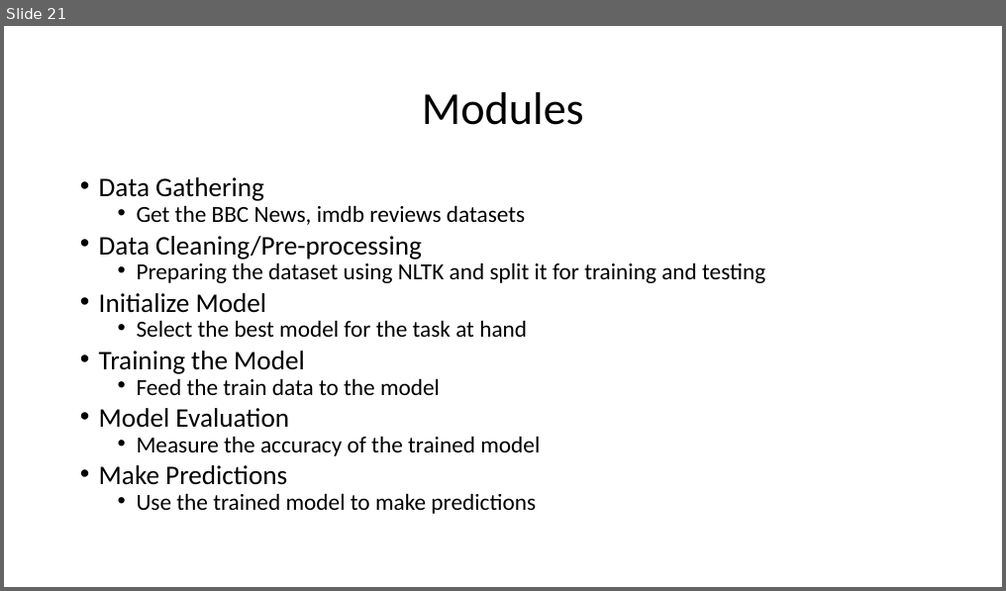
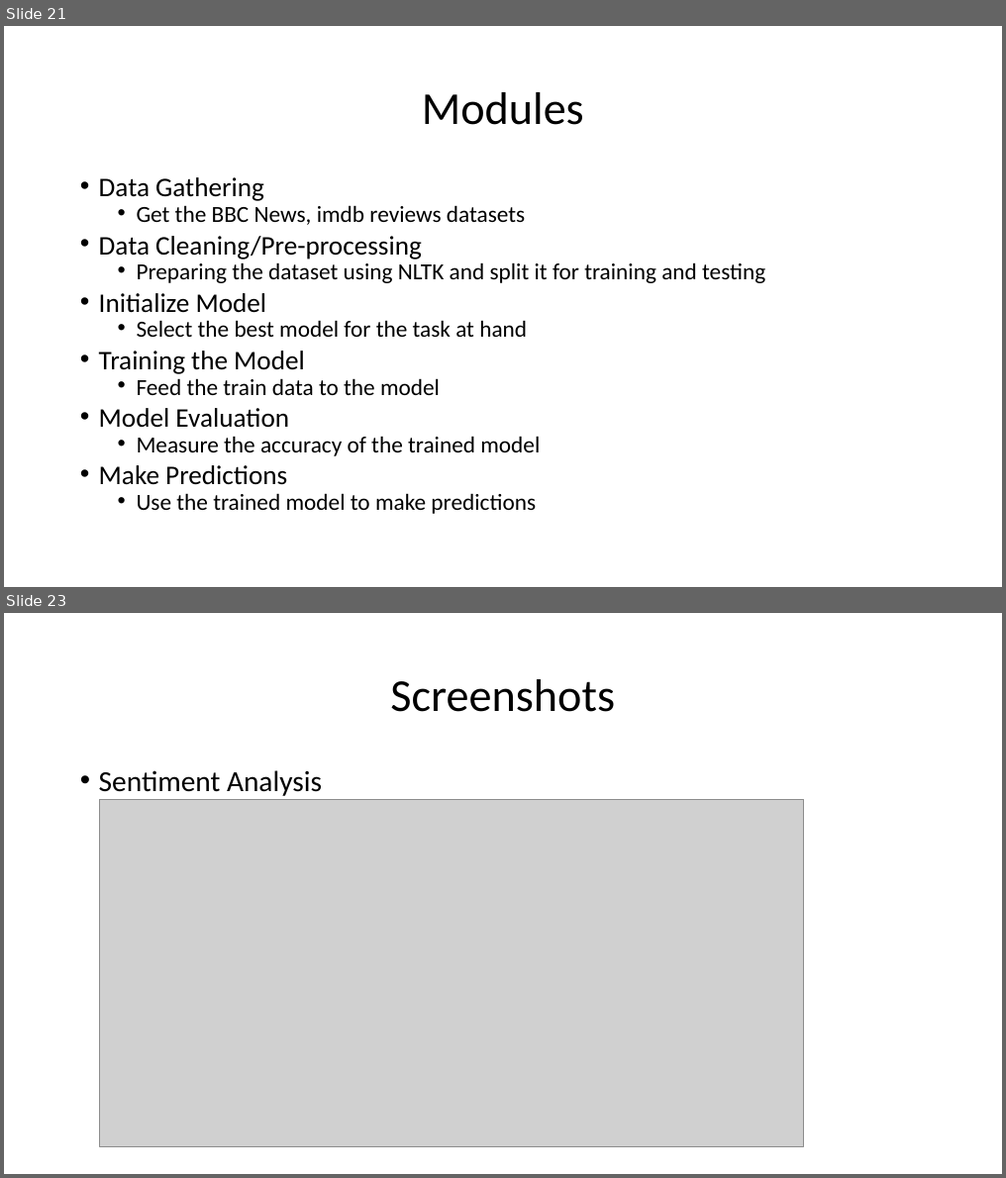
Before and after one commit to HarshaKy/text-classifier, a slide deck: docs/presentation/Presentation.pptx. Shown one above the other, each under a label of ours: slide 21 before the commit, slides 21 and 23 after it; the slides between them are not shown. The pictures are 1006x591 and 1006x1178 pixels, drawn with LibreOffice and Linux fonts; fonts in the diff are those of the drawing; grey boxes stand for pictures. Boxes give left, top, right and bottom in pixels: in the first picture for what was removed or moved away, otherwise in the second. Text is boxed around its words. In the diff, an @@ line names an element or a change of style, - is before the commit and + after.

```diff
--- a/docs/presentation/Presentation.pptx
+++ b/docs/presentation/Presentation.pptx
@@ slide 23 added at [4,613,1002,1174], background #FFFFFF @@
@@ title added at [390,679,615,712], 44 pt, text #000000 @@
+Screenshots
@@ text added at [99,770,322,796], 28 pt, text #000000 @@
+• Sentiment Analysis
@@ picture added at [99,799,804,1147] @@
```
Also in this commit, not shown: 11 other slides added, 1 other file.
